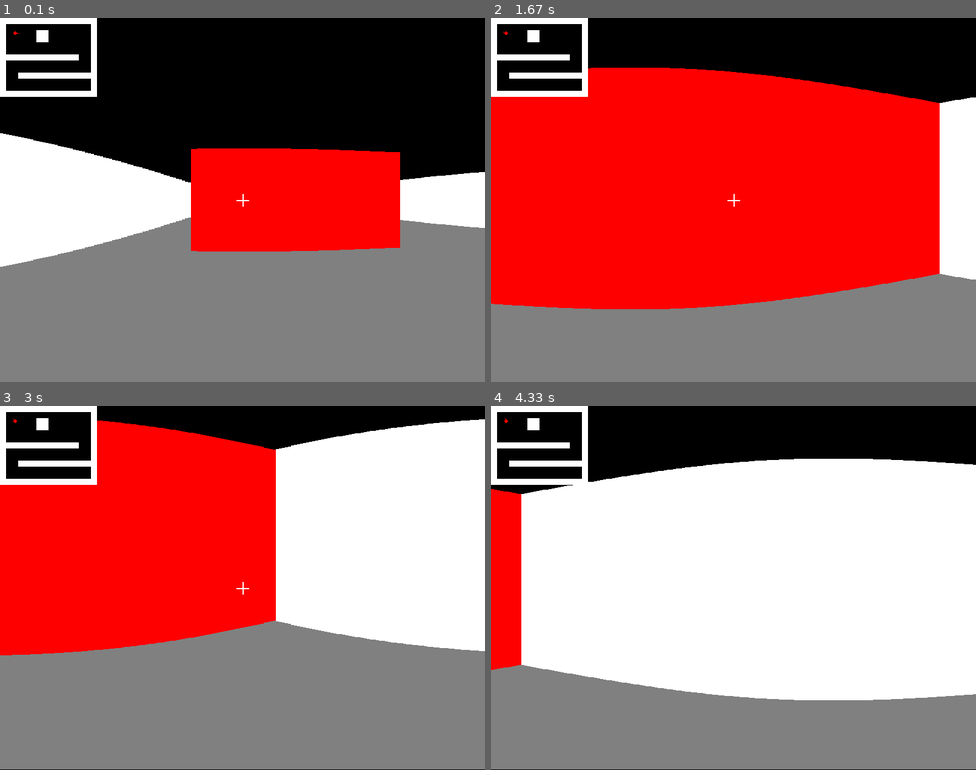
Above: before the commit, frames 1-4 (two rows, left to right).
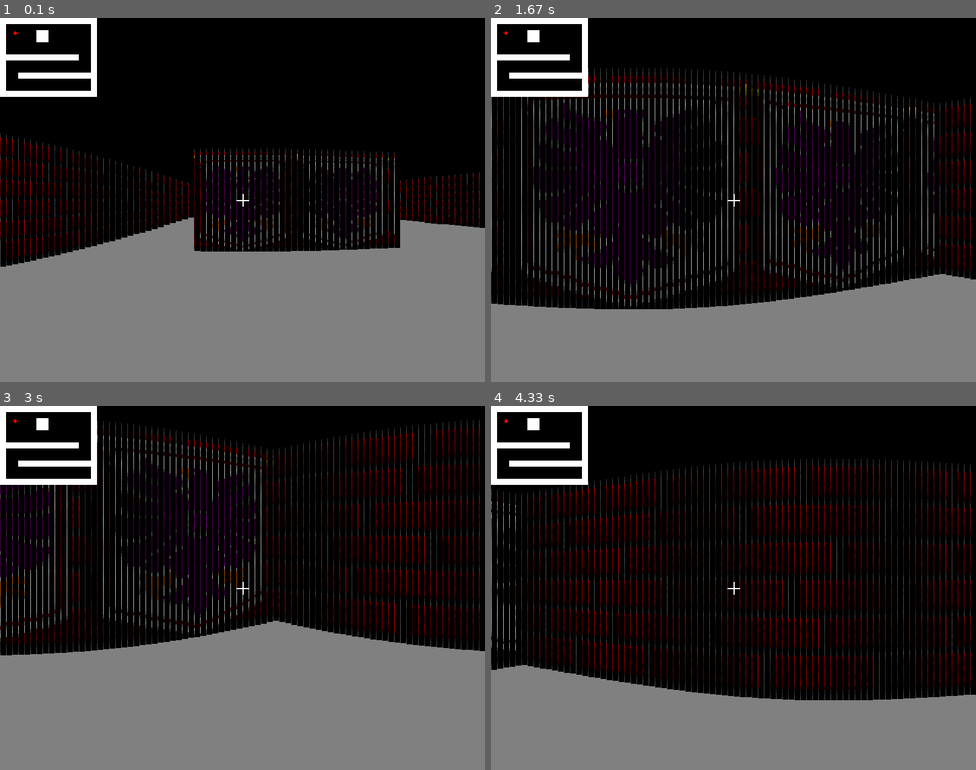
Above: after the commit, the same moments.

Repository: anirudhvsp/rayCastPygame
Game: pygame game, started from main.py
Two runs of this game, one before a commit and one after it. Both use one fixed random seed, a clock stepped at 60 frames per second and the inputs below.
Inputs (mouse positions are in pixels of both pictures, inside the frame that each line leads up to):
- Up to frame 1 (0.1 s): no input
- Up to frame 2 (1.67 s): hold Right 0.33-0.8 s; move the mouse to (714, 214) at 0.37 s; hold Up 0.83-1.3 s; move the mouse to (888, 189) at 0.87 s; hold Right from 1.33 s (still down); move the mouse to (617, 203) at 1.37 s
- Up to frame 3 (3 s): release Right at 1.8 s; hold Left 1.83-2.37 s; move the mouse to (92, 533) at 1.87 s; hold Down 2.4-2.87 s; move the mouse to (315, 460) at 2.43 s; hold Left from 2.9 s (still down); move the mouse to (300, 620) at 2.93 s
- Up to frame 4 (4.33 s): release Left at 3.37 s; hold Up 3.4-3.87 s; move the mouse to (743, 464) at 3.43 s; hold Right from 3.9 s (still down); move the mouse to (558, 577) at 3.93 s

The runs differ from the first frame. In frame 1, 24% of the frame differs, in the area x 0-100%, y 31-69%; in frame 2, 59%; in frame 3, 55%; in frame 4, 61%, in the area x 0-100%, y 14-100%.

Commit message:
Unoptimized texturing #1

Diff:
--- a/gameState.py
+++ b/gameState.py
@@ -1,6 +1,7 @@
 import pygame
 from constants import SCREEN_HEIGHT, SCREEN_WIDTH
 import roomLayout
+from renderUtils import *
 class GameState:
     def __init__(self):
         self.player_pos = [2.5, 2.5]
@@ -10,6 +11,7 @@
         self.camera_shake = 0.0
         self.screen = pygame.display.set_mode((SCREEN_WIDTH, SCREEN_HEIGHT))
         self.viewOffset = 0.0
-        self.RENDER_QUALITY = 5
+        self.RENDER_QUALITY = 10
+        self.textures = load_textures("wolf3d.png")
         # Convert room layout to integers
         self.game_map = roomLayout.ROOM1
--- a/inputHandler.py
+++ b/inputHandler.py
@@ -121,8 +121,8 @@
         game_state.viewOffset = max(-VERTICAL_CLAMP, game_state.viewOffset)  # Clamp to -60.0
 
     def increaseRenderQuality(self, game_state):
-        game_state.RENDER_QUALITY += 0.5
-        game_state.RENDER_QUALITY = min(50, game_state.RENDER_QUALITY)
+        game_state.RENDER_QUALITY += 0.1
+        game_state.RENDER_QUALITY = min(64, game_state.RENDER_QUALITY)
     def decreaseRenderQuality(self, game_state):
-        game_state.RENDER_QUALITY -= 0.5
+        game_state.RENDER_QUALITY -= 0.1
         game_state.RENDER_QUALITY = max(1, game_state.RENDER_QUALITY)
--- a/renderUtils.py
+++ b/renderUtils.py
@@ -1,6 +1,7 @@
 import pygame
 import math
 from constants import SCREEN_WIDTH, SCREEN_HEIGHT, PLAYER_SPEED, ROTATION_SPEED, MOUSE_SENS, FOV,WHITE, BLACK, RED, GREY
+import numpy as np
 
 
 def cast_ray(ray_angle, game_state):
@@ -56,46 +57,64 @@
     # Calculate wall height on game_state.screen
     line_height = int(SCREEN_HEIGHT / perp_wall_dist)
 
-    return line_height, side
+    # Calculate value of wallX
+    if side == 0:
+        wall_x = game_state.player_pos[1] + perp_wall_dist * ray_dir[1]
+    else:
+        wall_x = game_state.player_pos[0] + perp_wall_dist * ray_dir[0]
+    wall_x -= math.floor(wall_x)
+
+    return line_height, side, wall_x
+
 
 
 def draw_walls(game_state):
-    wall_width = int(game_state.RENDER_QUALITY) # Width of the wall rectangles
+    wall_width = int(game_state.RENDER_QUALITY)
 
     for x in range(0, SCREEN_WIDTH, wall_width):
-        # Calculate ray angle for each column
-        camera_x = 2 * x / SCREEN_WIDTH - 1  # Normalize x-coordinate
+        camera_x = 2 * x / SCREEN_WIDTH - 1
         ray_dir_x = game_state.player_dir[0] + game_state.player_plane[0] * camera_x
         ray_dir_y = game_state.player_dir[1] + game_state.player_plane[1] * camera_x
-
-        # Angle of the ray with respect to player direction
+        ray_dir = [ray_dir_x, ray_dir_y]
         ray_angle = math.atan2(ray_dir_y, ray_dir_x)
         if ray_angle < 0:
             ray_angle += 2 * math.pi
 
-        # Cast the ray
-        line_height, side = cast_ray(ray_angle, game_state)
-
-        # Calculate wall color based on the side of the wall
-        wall_color = RED if side == 0 else WHITE
-        floor_color = GREY
-
-        # Calculate the coordinates for the wall rectangle
+        line_height, side, wall_x = cast_ray(ray_angle, game_state)
         rect_x = x
         rect_height = line_height
-
-        # Calculate the offset value based on viewOffset and perp_wall_dist
         perp_wall_dist = SCREEN_HEIGHT / line_height
         offset_value = game_state.viewOffset * scale_multiplier(perp_wall_dist)
-
         rect_y = SCREEN_HEIGHT // 2 - line_height // 2 + offset_value
         rect_y_end = SCREEN_HEIGHT // 2 + line_height // 2 + offset_value
 
-        # Draw the wall rectangle
-        pygame.draw.rect(game_state.screen, wall_color, (rect_x, rect_y, wall_width, rect_height))
+        tex_num = side
+        tex_width = game_state.textures[tex_num].get_width()
+        wall_x = game_state.player_pos[1] + perp_wall_dist * ray_dir[1] if side == 0 else game_state.player_pos[0] + perp_wall_dist * ray_dir[0]
+        wall_x -= math.floor(wall_x)
+        tex_x = int(wall_x * tex_width)
+        tex_x %= tex_width
+
+        if side == 0 and ray_dir[0] > 0 or side == 1 and ray_dir[1] < 0:
+            tex_x = tex_width - tex_x - 1
+
+        rect_y_int = int(rect_y)
+        rect_y_end_int = int(rect_y_end)
+
+        # Calculate the scaling factor based on line height
+        tex_scaling = game_state.textures[tex_num].get_height() / line_height
+
+        # Fetch the entire scaled column of colors from the texture
+        tex_colors = [game_state.textures[tex_num].get_at((tex_x, int((y - rect_y) * tex_scaling) % game_state.textures[tex_num].get_height())) for y in range(rect_y_int, rect_y_end_int)]
+
+        # Draw the entire column at once
+        wall_rect = pygame.Rect(rect_x, rect_y_int, wall_width, rect_y_end_int - rect_y_int)
+        for y, color in zip(range(rect_y_int, rect_y_end_int), tex_colors):
+            game_state.screen.set_at((rect_x, y), color)
 
         # Draw the floor rectangle
-        pygame.draw.rect(game_state.screen, floor_color, (rect_x, rect_y_end, wall_width, SCREEN_HEIGHT - rect_y_end))
+        pygame.draw.rect(game_state.screen, GREY, (rect_x, rect_y_end_int, wall_width, SCREEN_HEIGHT - rect_y_end_int))
+
 
 
 
@@ -141,3 +160,26 @@
     # Vertical line
     pygame.draw.line(game_state.screen, crosshair_color, (SCREEN_WIDTH // 2, SCREEN_HEIGHT // 2 - crosshair_size),
                      (SCREEN_WIDTH // 2, SCREEN_HEIGHT // 2 + crosshair_size), 2)
+
+
+
+def load_textures(texture_file):
+    # Load the texture file
+    texture_image = pygame.image.load(texture_file)
+
+    # Get the dimensions of each individual texture
+    texture_width, texture_height = 64, 64
+
+    # Number of textures in the texture file
+    num_textures = 8
+
+    # Create an array to store textures
+    textures = []
+
+    # Extract individual textures from the texture image
+    for i in range(num_textures):
+        texture = pygame.Surface((texture_width, texture_height))
+        texture.blit(texture_image, (0, 0), (i * texture_width, 0, texture_width, texture_height))
+        textures.append(texture.convert())
+
+    return textures
Binary file added: wolf3d.png
Not shown, changed: .gitignore
